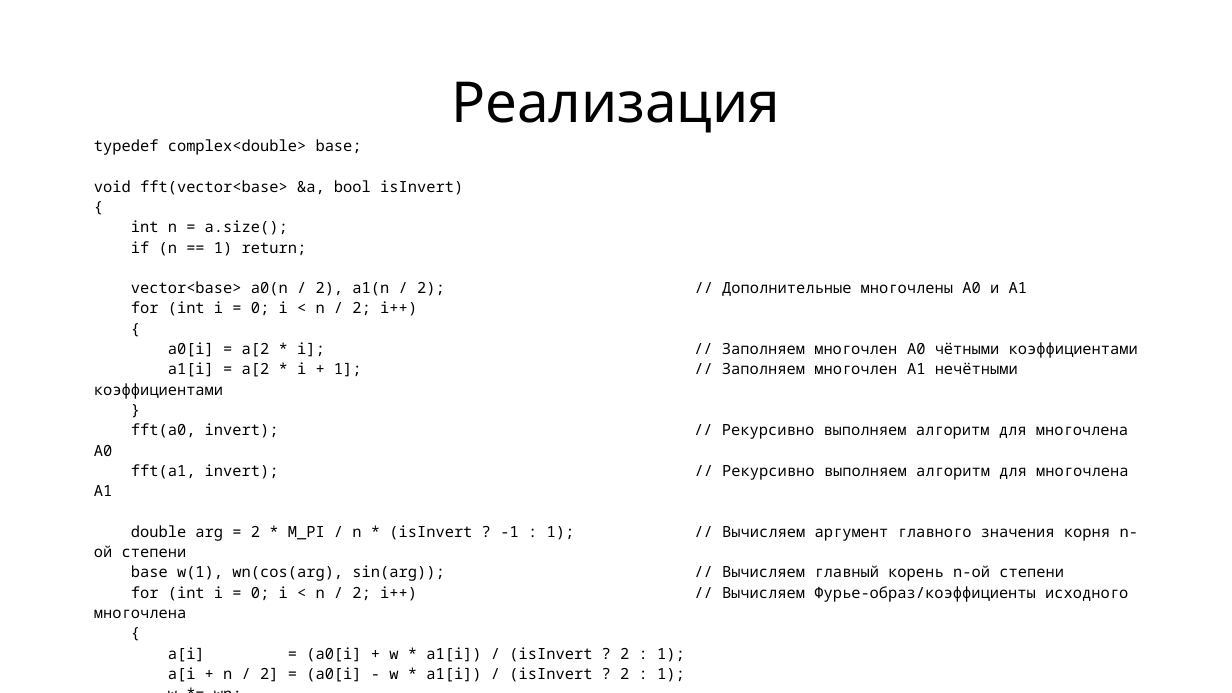
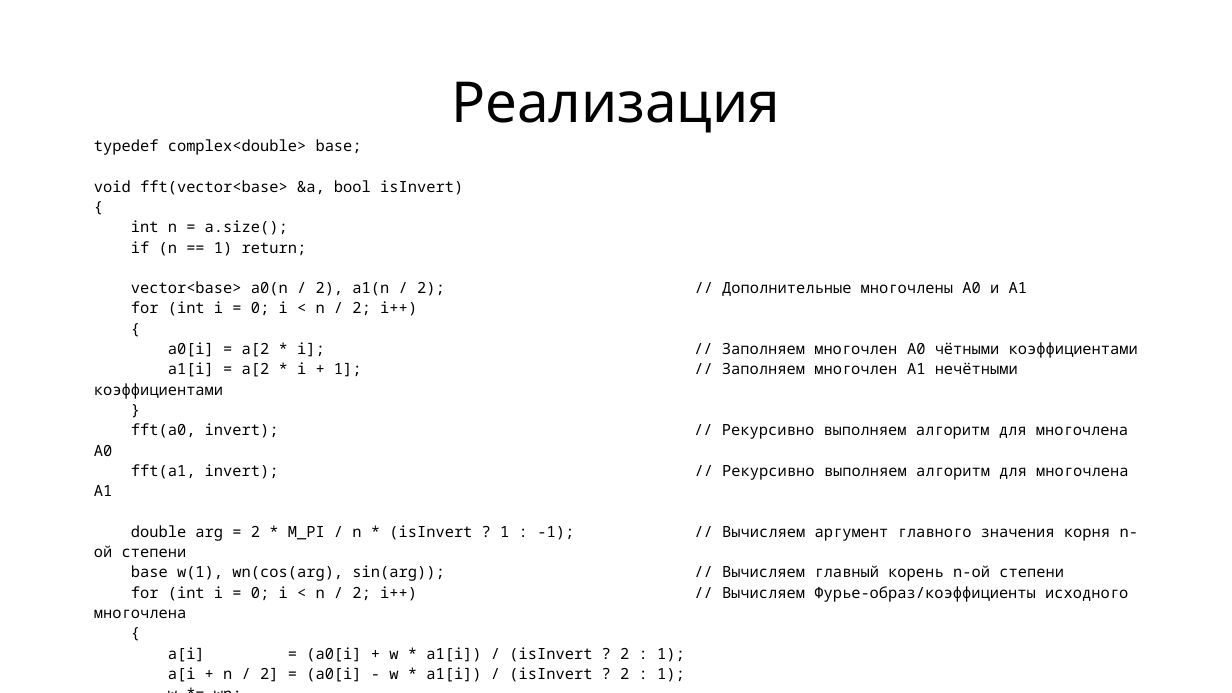
Before and after one commit to Uiopio/technicalVision, a slide deck: slide 18 of ПаньковИС/report/Быстрое преобразование Фурье.pptx. Drawn at 1232x693 pixels with LibreOffice and Linux fonts; fonts in the diff are those of the drawing. Boxes give left, top, right and bottom in pixels: in the first picture for what was removed or moved away, otherwise in the second. Text is boxed around its words. In the diff, an @@ line names an element or a change of style, - is before the commit and + after.

```diff
--- a/ПаньковИС/report/Быстрое преобразование Фурье.pptx
+++ b/ПаньковИС/report/Быстрое преобразование Фурье.pptx
@@ text at [94, 525, 1138, 557]: text changed @@
-double arg = 2 * M_PI / n * (isInvert ? -1 : 1); // Вычисляем аргумент главного значения корня n-ой степени
+double arg = 2 * M_PI / n * (isInvert ? 1 : -1); // Вычисляем аргумент главного значения корня n-ой степени
```
Also in this commit, not shown: 3 other slides changed, 1 other file.
